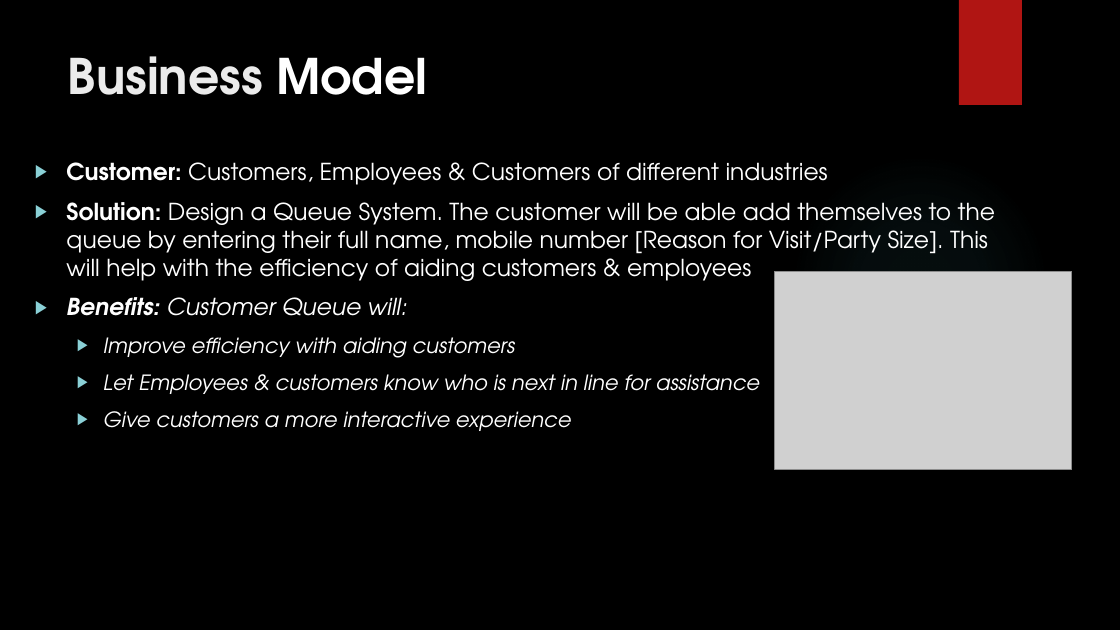
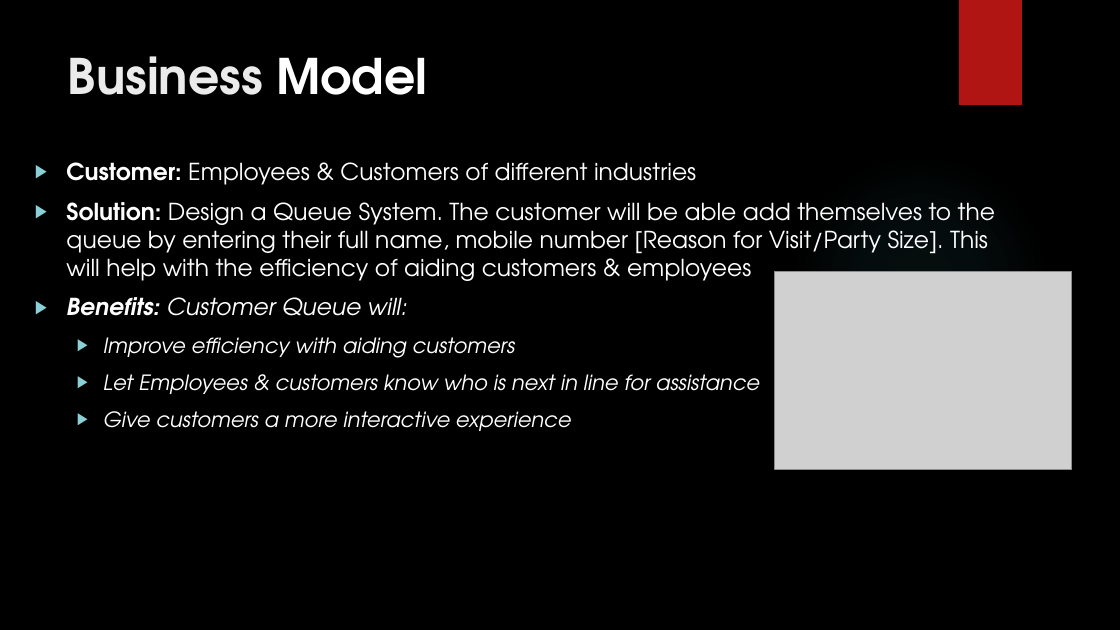
Before and after one commit to Khechoyan-Yuri/SWEII-Final, a slide deck: slide 2 of CustomerQueue.pptx. Drawn at 1120x630 pixels with LibreOffice and Linux fonts; fonts in the diff are those of the drawing; grey boxes stand for pictures; background and template pictures are left out. Boxes give left, top, right and bottom in pixels: in the first picture for what was removed or moved away, otherwise in the second. Text is boxed around its words. In the diff, an @@ line names an element or a change of style, - is before the commit and + after.

Commit message:
Minor edits to PPT & PDF

```diff
--- a/CustomerQueue.pptx
+++ b/CustomerQueue.pptx
@@ text at <box>66,162,696,185</box>: text changed @@
-▶ Customer: Customers, Employees & Customers of different industries
+▶ Customer: Employees & Customers of different industries
```
Also in this commit, not shown: 1 other file.
